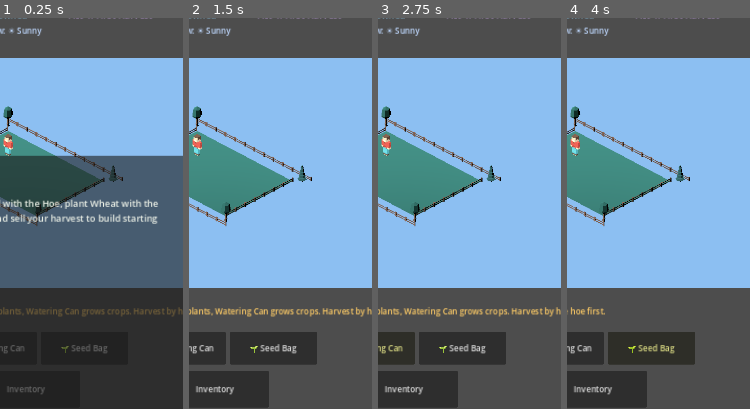
Above: before the commit, frames 1-4 (left to right).
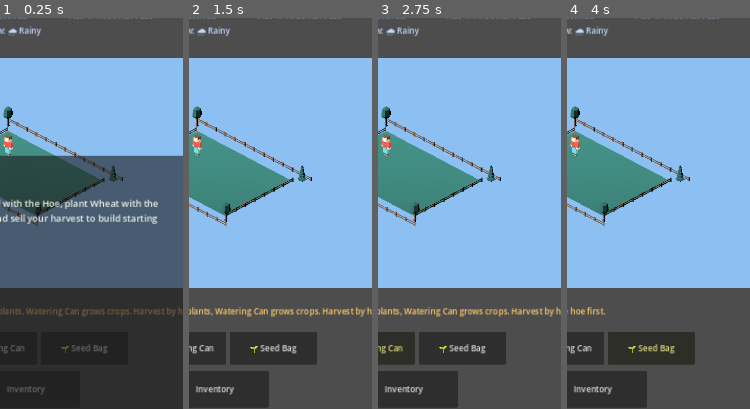
Above: after the commit, the same moments.

Repository: JLA92-bit/JLAProjects
Game: Godot game, scene res://scenes/Main.tscn
Same seed, same stepped clock (60 frames per second), same inputs: the game is played once before the commit and once after it.
Inputs:
- Up to frame 1 (0.25 s): no input
- Up to frame 2 (1.5 s): click "Continue" at 0.5 s; click "🔨 Hoe" at 1.25 s
- Up to frame 3 (2.75 s): click "💧 Watering Can" at 2 s
- Up to frame 4 (4 s): click "🌱 Seed Bag" at 2.75 s; click "Use Tool" at 3.5 s
The pictures show only the part of the screen within x 44-93%, y 2-52%; the shares and areas given below are measured in that part.

The runs differ from the first frame. In frame 1, 0.2% of the frame differs, in the area x 4-23%, y 2-5%; in frame 2, 0.2%; in frame 3, 0.2%; in frame 4, 0.2%.

Commit message:
Add frost and heatwave weather with per-crop tags
Mid-game tier of the crops/soil/weather system: two new weather types,
each season-gated (frost only in Fall/Winter, heatwave only in
Spring/Summer) and targeted rather than blanket threats, driven by two
simple per-crop tags rather than a full numeric stat model:

- frost_hardy: wheat survives frost untouched; corn and tomato don't -
  a 50% chance per day of losing the crop outright, 50% of a stage
  setback, bypassing watering entirely (you can't water your way out
  of frost).
- heat_sensitive: tomato dries out faster during a heatwave (extra
  dry_days per day); wheat and corn are unaffected by heatwaves.

Both traits are shown directly on the seed-buying row so the mechanic
is visible and learnable, not hidden data the player has to guess at.

Diff:
--- a/godot/scripts/Main.gd
+++ b/godot/scripts/Main.gd
@@ -30,9 +30,9 @@
 const UPDATE_CHECK_URL := "https://api.github.com/repos/JLA92-bit/JLAProjects/releases/tags/android-latest"
 
 const CROPS := {
-	"wheat": {"name": "Wheat", "seed_cost": 5, "grow_days": 3, "base_price": 10, "seasons": ["Spring", "Summer", "Fall", "Winter"]},
-	"corn": {"name": "Corn", "seed_cost": 10, "grow_days": 4, "base_price": 22, "seasons": ["Spring", "Summer"]},
-	"tomato": {"name": "Tomato", "seed_cost": 20, "grow_days": 5, "base_price": 45, "seasons": ["Summer", "Fall"]},
+	"wheat": {"name": "Wheat", "seed_cost": 5, "grow_days": 3, "base_price": 10, "seasons": ["Spring", "Summer", "Fall", "Winter"], "frost_hardy": true, "heat_sensitive": false},
+	"corn": {"name": "Corn", "seed_cost": 10, "grow_days": 4, "base_price": 22, "seasons": ["Spring", "Summer"], "frost_hardy": false, "heat_sensitive": false},
+	"tomato": {"name": "Tomato", "seed_cost": 20, "grow_days": 5, "base_price": 45, "seasons": ["Summer", "Fall"], "frost_hardy": false, "heat_sensitive": true},
 }
 const CROP_KEYS := ["wheat", "corn", "tomato"]
 
@@ -44,8 +44,13 @@
 	"rainy": {"name": "Rainy", "emoji": "🌧"},
 	"storm": {"name": "Storm", "emoji": "⛈"},
 	"drought": {"name": "Drought", "emoji": "🔥"},
+	"frost": {"name": "Frost", "emoji": "🥶"},
+	"heatwave": {"name": "Heatwave", "emoji": "🌡"},
 }
-const WEATHER_WEIGHTS := {"sunny": 55, "rainy": 25, "storm": 10, "drought": 10}
+# Base weights before season-gating (frost only rolls in Fall/Winter, heatwave
+# only in Spring/Summer - see _roll_weather()). Non-hardy/non-heat-sensitive
+# crops mostly ignore these; they exist as a targeted threat, not a blanket one.
+const WEATHER_WEIGHTS := {"sunny": 40, "rainy": 20, "storm": 8, "drought": 8, "frost": 12, "heatwave": 12}
 const REGION_DECAY := 6.0 # health lost per day for an unmaintained owned region
 
 # ---------- Market events ----------
@@ -664,8 +669,8 @@
 	var infected_tiles := []
 	var wilted := 0
 	var storm_damaged := 0
+	var frost_damaged := 0
 	var auto_watered := current_weather == "rainy" or current_weather == "storm" or terrain == "water"
-	var dry_step := 2 if terrain == "beach" else 1
 	var blight_mult := 0.5 if terrain == "cliff" else 1.0
 
 	for r in range(ROWS):
@@ -678,6 +683,21 @@
 				continue
 			if auto_watered:
 				t["watered"] = true
+
+			var crop_info = CROPS[t["crop"]]
+			var dry_step := 2 if terrain == "beach" else 1
+			if current_weather == "heatwave" and crop_info.get("heat_sensitive", false) and terrain != "water":
+				dry_step += 1
+
+			if current_weather == "frost" and terrain != "water" and not crop_info.get("frost_hardy", false):
+				if randf() < 0.5:
+					t["type"] = "grass"
+					wilted += 1
+					t["watered"] = false
+					continue
+				else:
+					t["stage"] = max(0, t.get("stage", 0) - 1)
+					frost_damaged += 1
 
 			if current_weather == "drought" and terrain != "water":
 				# Scarce water: even a watered crop keeps drying out, forcing an
@@ -730,13 +750,14 @@
 				nt["infected"] = true
 				nt["infected_days"] = 0
 
-	return {"wilted": wilted, "storm_damaged": storm_damaged, "infected_count": infected_tiles.size()}
+	return {"wilted": wilted, "storm_damaged": storm_damaged, "frost_damaged": frost_damaged, "infected_count": infected_tiles.size()}
 
 func _day_tick() -> void:
 	day += 1
 	_advance_calendar()
 	var wilted := 0
 	var storm_damaged := 0
+	var frost_damaged := 0
 	var total_infected := 0
 
 	for plot_id in plots.keys():
@@ -745,12 +766,15 @@
 		if plot_id == active_plot_id:
 			wilted = result["wilted"]
 			storm_damaged = result["storm_damaged"]
+			frost_damaged = result["frost_damaged"]
 
 	if wilted > 0:
-		var reason = "the drought" if current_weather == "drought" else "neglect"
+		var reason = "the drought" if current_weather == "drought" else ("the frost" if current_weather == "frost" else "neglect")
 		_log("%d crop(s) wilted from %s - remember to water with the Watering Can." % [wilted, reason])
 	elif storm_damaged > 0:
 		_log("The storm damaged %d crop(s), setting their growth back." % storm_damaged)
+	elif frost_damaged > 0:
+		_log("Frost nipped %d crop(s), setting their growth back." % frost_damaged)
 
 	for key in CROP_KEYS:
 		var base = CROPS[key]["base_price"]
@@ -858,13 +882,21 @@
 	return SEASONS[season_idx]
 
 func _roll_weather() -> String:
+	var season = _season_name()
+	var weights := {}
+	for key in WEATHER_WEIGHTS:
+		if key == "frost" and not (season == "Fall" or season == "Winter"):
+			continue
+		if key == "heatwave" and not (season == "Spring" or season == "Summer"):
+			continue
+		weights[key] = WEATHER_WEIGHTS[key]
 	var total := 0
-	for key in WEATHER_WEIGHTS:
-		total += WEATHER_WEIGHTS[key]
+	for key in weights:
+		total += weights[key]
 	var roll := randi() % total
 	var acc := 0
-	for key in WEATHER_WEIGHTS:
-		acc += WEATHER_WEIGHTS[key]
+	for key in weights:
+		acc += weights[key]
 		if roll < acc:
 			return key
 	return "sunny"
@@ -1171,9 +1203,14 @@
 		if not _crop_unlocked(key):
 			continue
 		var crop = CROPS[key]
+		var trait_tag = ""
+		if crop.get("frost_hardy", false):
+			trait_tag = "  🥶 frost-hardy"
+		elif crop.get("heat_sensitive", false):
+			trait_tag = "  🌡 heat-sensitive"
 		var row := HBoxContainer.new()
 		var label := Label.new()
-		label.text = "%s (seeds: %d)%s" % [crop["name"], seeds[key], "  [selected]" if key == selected_crop else ""]
+		label.text = "%s (seeds: %d)%s%s" % [crop["name"], seeds[key], trait_tag, "  [selected]" if key == selected_crop else ""]
 		label.custom_minimum_size = Vector2(340, 0)
 		row.add_child(label)
 		var select_btn := Button.new()
